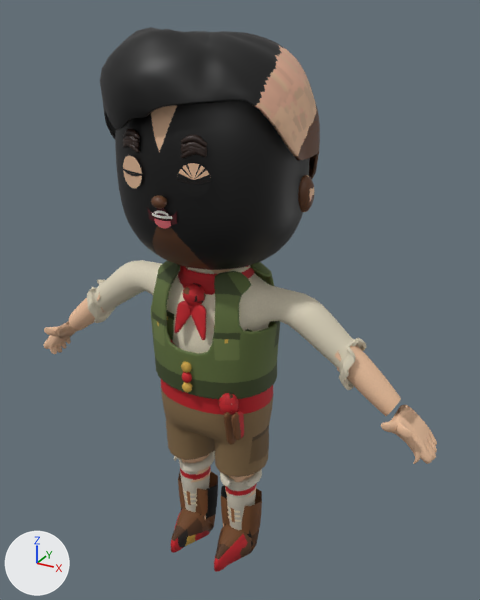
The glTF model entrega/personajes/protagonista/char_protagonista.glb, before and after one commit.
Camera for both pictures: a 50 mm lens placed at (0.938, -1.551, 1.674), pointed at (0.054, 0.056, 0.87). The axes (+X, +Y, +Z) are drawn at lower left. The lights are the same throughout. The older version comes first. Vertices at exactly the same position are counted once.

Names of what the first picture shows: 'Acc_Scarf', 'Body', 'Eyelid_Closed', 'Hair', 'Hand_L_Open', 'Head' and 13 more.
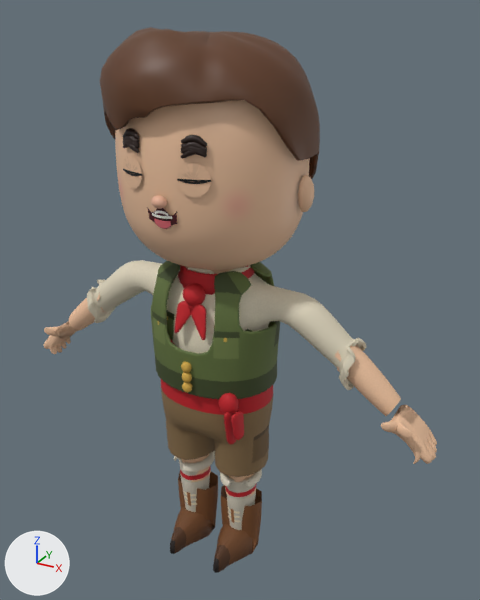
Location of each change, (x1, y1, x2, y2) in pixels of the pictures (480 x 600 px; the box of a moved part takes in the faces that stretch with it):
```json
{"object": "Body", "change": "reshaped", "before": [69, 260, 401, 572], "after": [69, 260, 401, 573]}
{"part": 1, "of": "me_eyelid_closed", "change": "surface changed", "before": [123, 156, 211, 197], "after": [123, 156, 211, 197], "on screen": "black to beige"}
{"part": 2, "of": "me_body_001", "change": "moved or reshaped", "before": [178, 472, 262, 552], "after": [178, 472, 262, 553]}
{"part": 3, "of": "me_body_001", "change": "surface changed", "before": [171, 489, 252, 572], "after": [171, 489, 252, 572], "on screen": "red to brown"}
{"part": 4, "of": "me_head_001", "change": "surface changed", "before": [115, 100, 314, 270], "after": [115, 100, 314, 270], "on screen": "black to beige"}
{"part": 5, "of": "me_hair_001", "change": "surface changed", "before": [100, 27, 319, 179], "after": [100, 27, 319, 179]}
{"part": 6, "of": "me_acc_scarf_001", "change": "surface changed", "before": [175, 265, 252, 445], "after": [175, 265, 252, 445]}
```

Edits to the scene script, one JSON object a line:
```json
{"block": "me_eyelid_closed", "where": "me_eyelid_closed.from_pydata(...)  # 78 vertices, 72 faces; spans x -0.13..0.13, y -0.249..-0.223, z 1.259..1.341"}
{"block": "me_eyelid_closed", "where": "# used by ob_eyelid_closed; location = (0.0, 0.0, 0.0)"}
{"block": "me_eyelid_closed", "change": "me_eyelid_closed part 1: texture (UV) coordinates of 32 of 72 faces, centred in x -0.116..0.116, y -0.245..-0.229, z 1.274..1.326, changed; they spanned u 0.0..0.47, v 0.86..0.92 and now span u 0.0..0.06, v 0.0..0.47"}
{"block": "me_body_001", "where": "# used by ob_body; location = (0.0, 0.0, 0.0)"}
{"op": "remove", "block": "me_body_001", "code": "me_body_001.from_pydata(...)  # 7726 vertices, 15228 faces; spans x -0.577..0.577, y -0.164..0.153, z 0.0..1.05"}
{"op": "add", "block": "me_body_001", "code": "me_body_001.from_pydata(...)  # 7726 vertices, 15228 faces; spans x -0.577..0.577, y -0.169..0.153, z 0.0..1.05"}
{"block": "me_body_001", "change": "me_body_001 part 2: 130 of 7726 vertices moved; they spanned x -0.161..0.161, y -0.164..0.066, z 0.0..0.147 and now span x -0.161..0.161, y -0.169..0.066, z 0.0..0.147; mean shift (0.0, 0.0, 0.0); largest move (0.009, 0.009, 0.147) -> (0.161, 0.009, 0.147)"}
{"block": "me_body_001", "change": "me_body_001 part 3: 180 kept faces spanning x -0.152..0.152, y -0.169..0.056, z 0.0..0.19 get new texture (UV) coordinates"}
{"block": "me_head_001", "where": "me_head_001.from_pydata(...)  # 1639 vertices, 3184 faces; spans x -0.299..0.299, y -0.248..0.222, z 1.006..1.51"}
{"block": "me_head_001", "where": "# used by ob_head; location = (0.0, 0.0, 0.0)"}
{"block": "me_head_001", "change": "me_head_001 part 4: texture (UV) coordinates of 3172 of 3184 faces, centred in x -0.299..0.299, y -0.247..0.217, z 1.008..1.504, changed; they spanned u 0.0..0.92, v 0.0..0.56 and now span u 0.0..0.92, v 0.0..0.92"}
{"block": "me_hair_001", "where": "me_hair_001.from_pydata(...)  # 1386 vertices, 2768 faces; spans x -0.292..0.292, y -0.27..0.27, z 1.062..1.63"}
{"block": "me_hair_001", "where": "# used by ob_hair; location = (0.0, 0.0, 0.0)"}
{"block": "me_hair_001", "change": "me_hair_001 part 5: 2768 kept faces spanning x -0.292..0.292, y -0.27..0.27, z 1.062..1.63 get new texture (UV) coordinates"}
{"block": "me_acc_scarf_001", "where": "me_acc_scarf_001.from_pydata(...)  # 1804 vertices, 3552 faces; spans x -0.117..0.17, y -0.175..0.113, z 0.507..1.022"}
{"block": "me_acc_scarf_001", "where": "# used by ob_acc_scarf; location = (0.0, 0.0, 0.0)"}
{"block": "me_acc_scarf_001", "change": "me_acc_scarf_001 part 6: texture (UV) coordinates of 2926 of 3552 faces, centred in x -0.116..0.169, y -0.175..0.112, z 0.509..1.021, changed; they spanned u 0.0..0.92, v 0.0..0.92 and now span u 0.0..0.92, v 0.0..0.92"}
```
